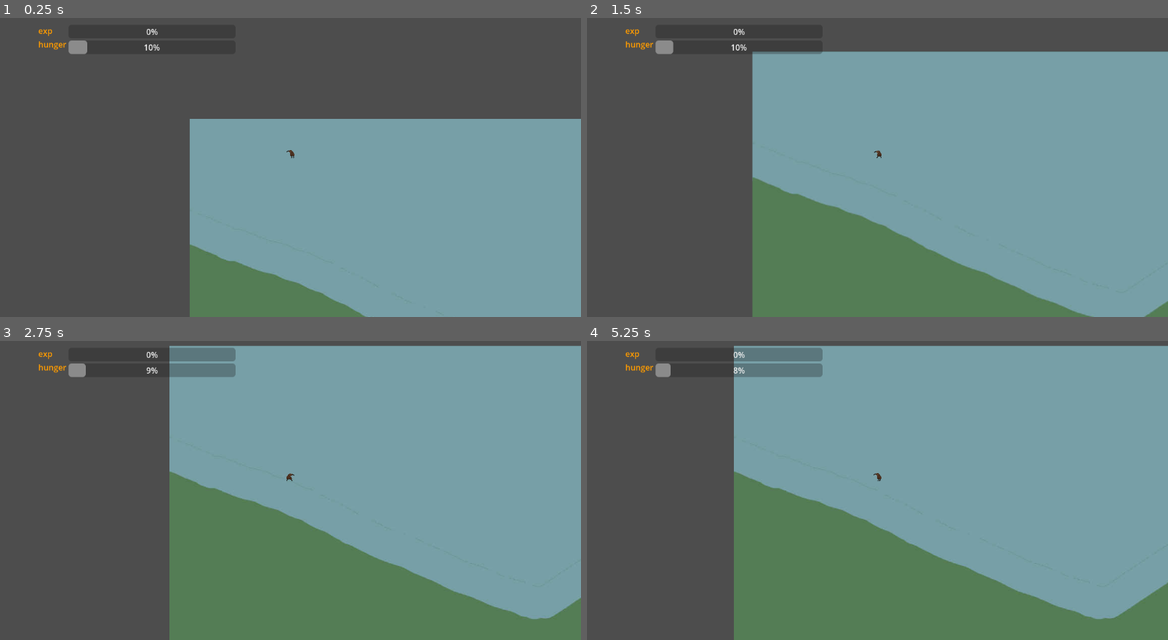
Above: before the commit, frames 1-4 (two rows, left to right).
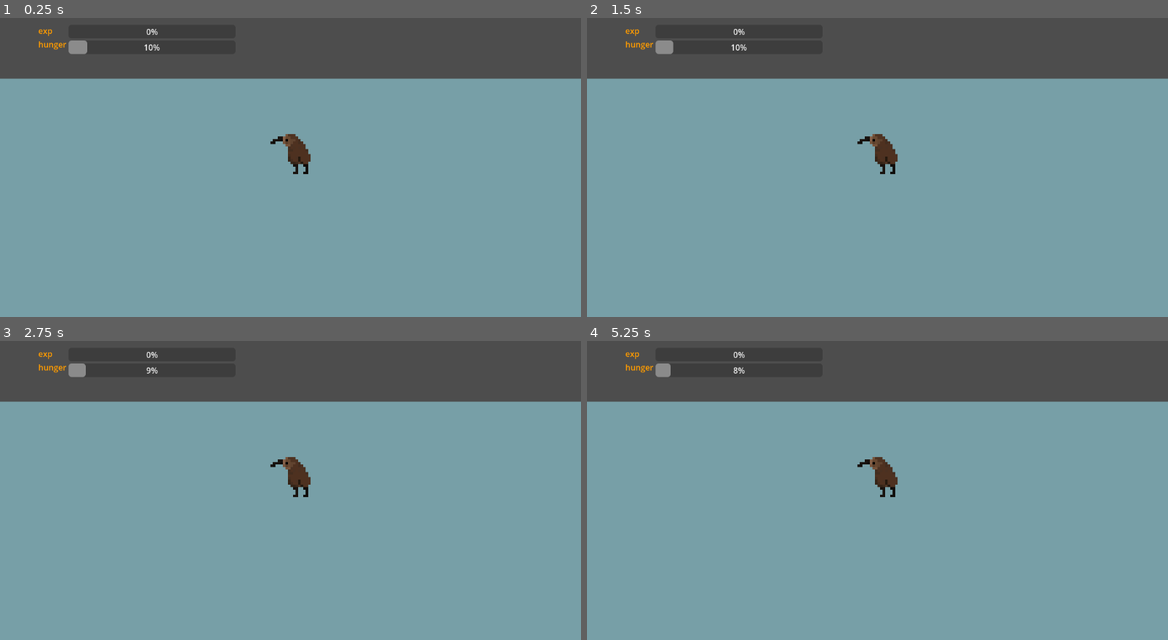
Above: after the commit, the same moments.

Repository: 2192375d/spring2djam
Game: Godot game, scene res://world/World.tscn
Two runs of this game, one before a commit and one after it. Both use one fixed random seed, a clock stepped at 60 frames per second and the inputs below. The engine's default icon, where the game draws it, is replaced by a stand-in: a white triangle on a blue panel in a dark square.
Inputs:
- Up to frame 1 (0.25 s): no input
- Up to frame 2 (1.5 s): hold D (right) from 0.53 s (still down); tap W (up) at 0.6, 0.77, 1.07 s; tap Space (space) at 1.35 s
- Up to frame 3 (2.75 s): tap W (up) at 1.52, 1.55, 1.82, 2.1 s; release D (right) at 2.03 s; hold A (left) from 2.03 s (still down)
- Up to frame 4 (5.25 s): release A (left) at 2.78 s; hold D (right) 2.78-4.28 s; tap Space (space) at 2.85, 4.35 s; tap W (up) at 3.02, 3.05, 3.32, 3.6, 3.77, 4.07, 4.52, 4.55, 4.82, 5.1 s; hold A (left) 4.28-5.03 s; hold D (right) from 5.03 s (still down)

The runs differ from the first frame. In frame 1, 40% of the frame differs, in the area x 0-100%, y 20-100%; in frame 2, 44%; in frame 3, 58%, in the area x 0-100%, y 1-100%; in frame 4, 56%.

Commit message:
feat: stuffs

Diff:
--- a/autoloads/constants.gd
+++ b/autoloads/constants.gd
@@ -25,3 +25,5 @@
 var entity_dict: Dictionary[EntityID, PackedScene] = {
 	EntityID.KIWI: load("uid://n17g23ay3e7i")
 }
+
+var blood_effect_scene: PackedScene = load("uid://cdage3p7lypba")
--- a/autoloads/game_session.gd
+++ b/autoloads/game_session.gd
@@ -47,9 +47,8 @@
 
 	animal.position = new_position
 
-
 	var camera: Camera2D = Camera2D.new()
-	camera.scale = Vector2(30, 30)
+	camera.zoom = Vector2(5, 5)
 	animal.add_child(camera)
 	world.add_child(animal)
 
--- a/world/bloodparticle.tscn
+++ b/effects/blood_particle.tscn
@@ -1,6 +1,6 @@
 [gd_scene format=3 uid="uid://cdage3p7lypba"]
 
-[ext_resource type="Material" uid="uid://cax5ngbqlvi7l" path="res://world/blood_particle.tres" id="1_pucf0"]
+[ext_resource type="Material" uid="uid://cax5ngbqlvi7l" path="res://effects/blood_particle.tres" id="1_emdme"]
 
 [node name="Bloodparticle" type="Node2D" unique_id=1430481892]
 
@@ -10,4 +10,4 @@
 lifetime = 0.45
 one_shot = true
 explosiveness = 1.0
-process_material = ExtResource("1_pucf0")
+process_material = ExtResource("1_emdme")
--- a/entity/animal.gd
+++ b/entity/animal.gd
@@ -3,3 +3,10 @@
 extends CharacterBody2D
 
 @export var entity_resource: EntityResource
+
+@abstract func player_movement(delta: float) -> void
+
+func die() -> void:
+	var blood_effect: Node2D = Constants.blood_effect_scene.instantiate()
+	add_child(blood_effect)
+	queue_free()
--- a/entity/kiwi.gd
+++ b/entity/ground_animal.gd
@@ -1,30 +1,19 @@
 extends Animal
 
-class_name Kiwi
+class_name GroundAnimal
 
 @export var speed: float
-
 @export var animation: AnimatedSprite2D
-
-var is_player: bool = true
 
 func _ready() -> void:
 	animation.play("idle")
 
-func _physics_process(delta: float) -> void:
-	if is_player:
-		player_movement(delta)
-	else:
-		# do the ai stuffs
+func _physics_process(_delta: float) -> void:
+	if !get_parent() is Player:
+		# do all the AI movement stuffs
 		pass
 
 	move_and_slide()
-
-#func player_fly_movement(_delta: float) -> void:
-	#velocity = Vector2.ZERO
-	#
-	#var direction_vector: Vector2 = Input.get_vector("left", "right", "up", "down")
-	#velocity = direction_vector * speed
 
 func player_movement(_delta: float) -> void:
 	velocity.x = 0.0
--- a/entity/kiwi.tscn
+++ b/entity/kiwi.tscn
@@ -1,6 +1,6 @@
 [gd_scene format=3 uid="uid://n17g23ay3e7i"]
 
-[ext_resource type="Script" uid="uid://drf1x0qxbdj52" path="res://entity/kiwi.gd" id="1_dyha7"]
+[ext_resource type="Script" uid="uid://drf1x0qxbdj52" path="res://entity/ground_animal.gd" id="1_dyha7"]
 [ext_resource type="Script" uid="uid://nd7o5mrcn55k" path="res://entity/entity_resource.gd" id="2_av3wk"]
 [ext_resource type="Texture2D" uid="uid://dlx73nrjcb3km" path="res://art/kiwi-walking-Sheet.png" id="3_av3wk"]
 [ext_resource type="Texture2D" uid="uid://diggjk3mk244m" path="res://art/kiwi-eating.png" id="3_iv2qb"]
@@ -8,11 +8,13 @@
 
 [sub_resource type="Resource" id="Resource_iv2qb"]
 script = ExtResource("2_av3wk")
+id = null
 hierarchy = 1
 exp_gain = 3
 exp_max = 30
 hunger_gain = 2
 hunger_max = 20
+ai_type = null
 metadata/_custom_type_script = "uid://nd7o5mrcn55k"
 
 [sub_resource type="AtlasTexture" id="AtlasTexture_7kg4r"]
--- /dev/null
+++ b/entity/low_flying_animal.gd
@@ -0,0 +1,11 @@
+extends Animal
+
+class_name LowFlyingAnimal
+
+@export var speed: float
+
+func player_movement(_delta: float) -> void:
+	velocity = Vector2.ZERO
+
+	var direction_vector: Vector2 = Input.get_vector("left", "right", "up", "down")
+	velocity = direction_vector * speed
--- a/player/player.gd
+++ b/player/player.gd
@@ -1,29 +1,9 @@
-extends CharacterBody2D
+extends Node2D
 
-@export var speed: float
+class_name Player
 
-var current_hunger: float
-var full_hunger: float
+@export var animal: Animal
 
-func upgrade(new_full_hunger: float) -> void:
-	 #change the type of animal to something new
-	full_hunger = new_full_hunger
-
-	GameSession.player_hunger_bar.max_value = full_hunger
-	current_hunger = full_hunger
-	GameSession.player_hunger_bar.value = current_hunger
-
-func _ready() -> void:
-
-	upgrade(300)
-
-func _physics_process(_delta: float) -> void:
-
-	#velocity.y += Constants.GRAVITY * delta
-
-	velocity = Vector2.ZERO
-
-	var direction = Input.get_vector("left", "right", "up", "down")
-	velocity = direction * speed
-
-	move_and_slide()
+func _physics_process(delta: float) -> void:
+	if animal.entity_resource.ai_type == Constants.AIType.GROUND:
+		animal.player_movement(delta)
--- a/project.godot
+++ b/project.godot
@@ -25,6 +25,7 @@
 folder_colors={
 "res://art/": "red",
 "res://autoloads/": "yellow",
+"res://effects/": "blue",
 "res://entity/": "orange",
 "res://objects/": "orange",
 "res://player/": "teal",
@@ -67,4 +68,5 @@
 
 [rendering]
 
+textures/canvas_textures/default_texture_filter=0
 rendering_device/driver.windows="d3d12"
--- a/world/World.tscn
+++ b/world/World.tscn
@@ -10,8 +10,9 @@
 [sub_resource type="RectangleShape2D" id="RectangleShape2D_5hvw7"]
 size = Vector2(512, 20)
 
-[node name="World" type="Node2D" unique_id=1550517037]
+[node name="World" type="Node2D" unique_id=301270681]
 script = ExtResource("1_1tnoa")
+metadata/_custom_type_script = "uid://b2t65g5s8eli3"
 
 [node name="game_ui" parent="." unique_id=686514258 instance=ExtResource("2_qcaji")]
 
@@ -31,6 +32,7 @@
 offset_bottom = 3240.0
 texture = ExtResource("5_ahhnx")
 stretch_mode = 1
+
 [node name="StaticBody2D" type="StaticBody2D" parent="." unique_id=1114965296]
 position = Vector2(392, 279)
 
@@ -40,4 +42,6 @@
 [node name="HungerDrainTimer" type="Timer" parent="." unique_id=988556076]
 autostart = true
 
+[node name="Player" type="Node2D" parent="." unique_id=1262927291]
+
 [connection signal="timeout" from="HungerDrainTimer" to="." method="_on_hunger_drain_timer_timeout"]
Renamed: world/blood_particle.tres -> effects/blood_particle.tres
Renamed: entity/kiwi.gd.uid -> entity/ground_animal.gd.uid
Not shown, added: entity/low_flying_animal.gd.uid
